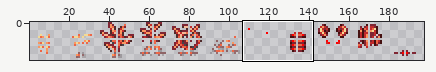
A sprite sheet gets an edit: Content/Tiles/Tombstones/Tombstones_Glow.png. Above: a wide view before the commit, with the close-up outlined.
Close-up. Before the edit:
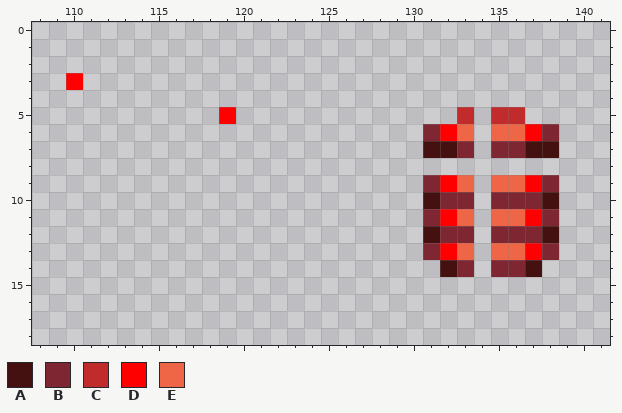
The file is 396x38 pixels, drawn in blocks of 2x2; one block is one cell here. Shown: x 108..141, y 0..18. The wide view leaves out empty margins.
Palette (. is transparent): A #441010  B #7f2633  C #c12b2b  D #ff0000  E #ee6646
Pixels before, first column x 110:
 3 D............................
 4 .............................
 5 .........D.............C.CC..
 6 .....................BDE.EEDB
 7 .....................AAB.BBAA
 8 .............................
 9 .....................BDE.EEDB
10 .....................ABB.BBBA
11 .....................BDE.EEDB
12 .....................ABB.BBBA
13 .....................BDE.EEDB
14 ......................AB.BBA.
Once edited:
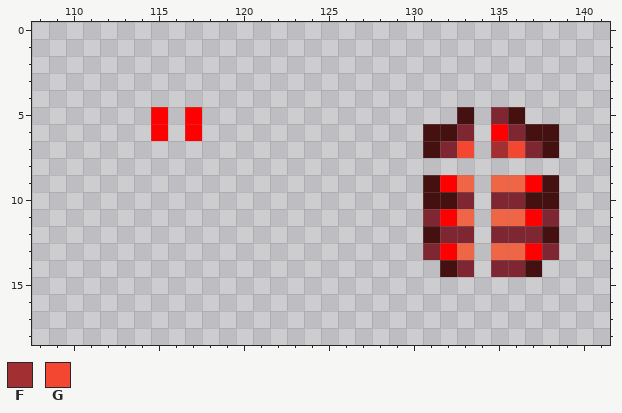
Colours new in this view: F #a23033  G #f34731
Change:
Changed rows in their new state; - is an unchanged pixel.
first column x 110:
 3 .----------------------------
 5 -----D-D-.-------------A-BA--
 6 -----D-D-------------AAB-DBAA
 7 ----------------------BG-FGB-
 9 ---------------------A------A
10 ----------------------A----A-
Boxes around the changes in both close-ups, in picture pixels (x1, y1, x2, y2):
erased: (66, 73, 83, 90)
changed: (151, 107, 236, 141)
changed: (423, 107, 559, 209)
